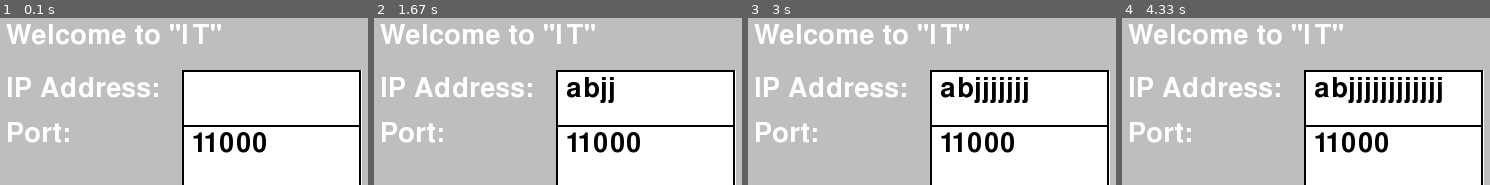
Above: before the commit, frames 1-4 (left to right).
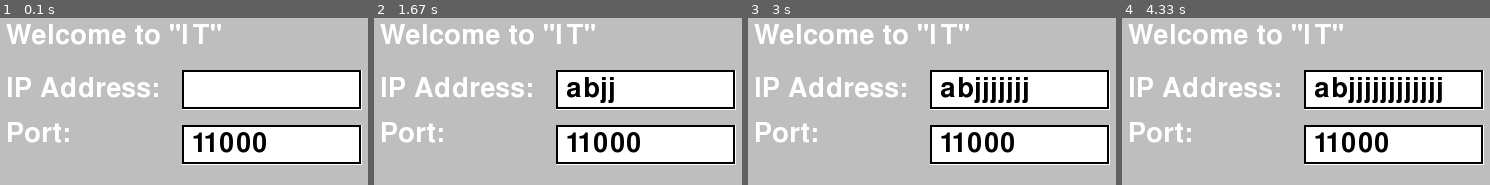
Above: after the commit, the same moments.

Repository: bhartshorn/it
Game: pygame game, started from client.py
The game is run twice, just before and just after one commit, with the same random seed, the same clock (stepped at 60 frames per second) and the same inputs.
Inputs (mouse positions are in pixels of both pictures, inside the frame that each line leads up to):
- Up to frame 1 (0.1 s): no input
- Up to frame 2 (1.67 s): tap A at 0.33 s; tap B at 0.67 s; tap J at 1, 1.4 s; move the mouse to (605, 108) at 1.37 s
- Up to frame 3 (3 s): tap J at 1.7, 1.95, 2.28, 2.58, 2.78 s; move the mouse to (939, 111) at 1.92 s; move the mouse to (869, 31) at 2.25 s; move the mouse to (1079, 78) at 2.75 s
- Up to frame 4 (4.33 s): tap J at 3.08, 3.35, 3.68, 3.98, 4.12 s; move the mouse to (1188, 29) at 3.32 s; move the mouse to (1221, 59) at 3.65 s; move the mouse to (1221, 58) at 4.08 s

The runs differ from the first frame. In frame 1, 11% of the frame differs, in the area x 49-99%, y 53-100%; in frame 2, 11%; in frame 3, 11%; in frame 4, 11%.

Commit message:
Removed dumb idea of creating a box way bigger than the text

Diff:
--- a/pygame_functions.py
+++ b/pygame_functions.py
@@ -105,7 +105,7 @@
         self.width = width
         self.case = case
         self.maxLength = maxLength
-        self.boxSize = int(fontSize * 1.7)
+        self.boxSize = int(fontSize)
         self.fontSize = fontSize
         self.image = pygame.Surface((width, self.boxSize))
         self.image.fill((255, 255, 255))
